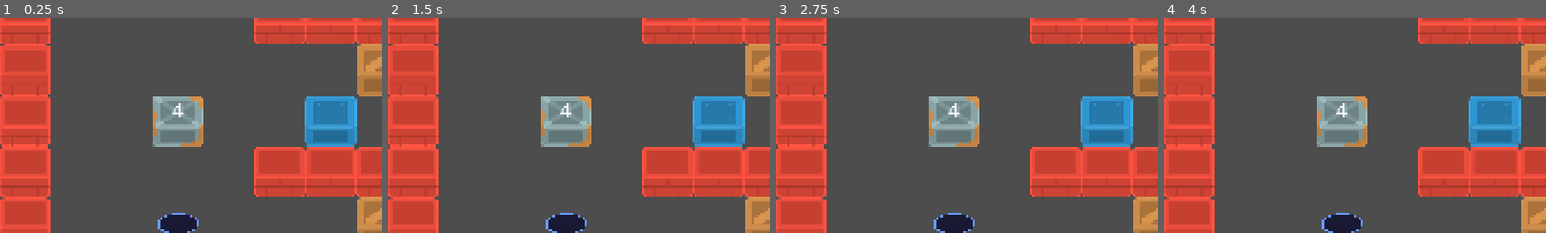
Above: before the commit, frames 1-4 (left to right).
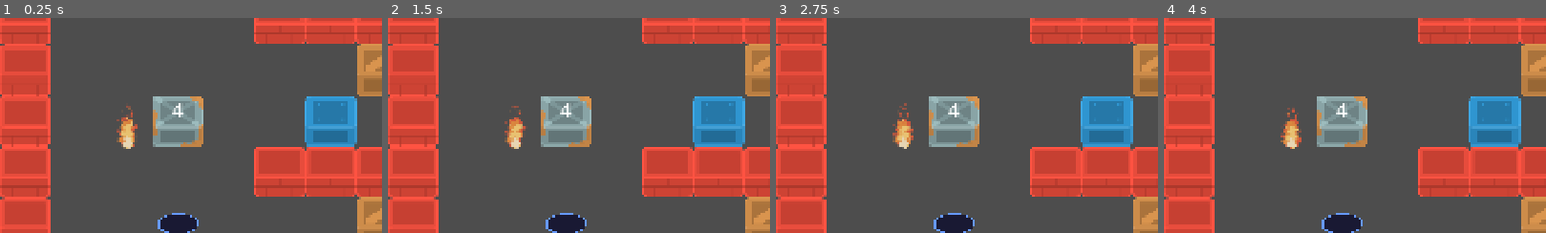
Above: after the commit, the same moments.

Repository: donatella-benvenutto/sokobanplus
Game: Godot game, scene res://scenes/sokobanplus.tscn
Two runs of this game, one before a commit and one after it. Both use one fixed random seed, a clock stepped at 60 frames per second and the inputs below.
Inputs:
- Up to frame 1 (0.25 s): no input
- Up to frame 2 (1.5 s): tap Enter at 0.5 s
- Up to frame 3 (2.75 s): no input
- Up to frame 4 (4 s): tap Space at 2.75 s
The pictures show only the part of the screen within x 0-50%, y 29-79%; the shares and areas given below are measured in that part.

The runs differ from the first frame. In frame 1, 0.6% of the frame differs, in the area x 30-36%, y 40-61%; in frame 2, 0.6%; in frame 3, 0.6%, in the area x 30-36%, y 39-61%; in frame 4, 0.6%.

Commit message:
feat/piso de fuego

Diff:
--- a/crate/bomb_crate.gd
+++ b/crate/bomb_crate.gd
@@ -88,6 +88,7 @@
 
 	crate.tween.tween_callback(func():
 		crate.is_teleporting = false
+		Level.clear_spawn_for_player(crate.start_tile)
 		crate.tile = crate.start_tile
 		var start_pos := Vector2(crate.start_tile) * 128.0 + Vector2(64.0, 64.0)
 		crate.position = start_pos
--- a/crate/ice_crate.gd
+++ b/crate/ice_crate.gd
@@ -15,17 +15,49 @@
 	tween.tween_callback(on_step_finished)
 
 func on_step_finished() -> void:
-	if is_teleporting:
+	# 1. Verificar si la casilla actual tiene FUEGO
+	var fire := Level.get_fire_at_tile(tile)
+	if fire:
+		melt_and_reset()
 		return
 
-	var hole := Level.get_hole_at_tile(tile)
-	if hole and hole.paired_hole:
-		var dest := hole.paired_hole.tile
-		if Level.get_moveable_at_tile(dest) == null:
-			teleport_to(dest)
-			return
+	# 2. Verificar si la casilla actual es un AGUJERO
+	if not is_teleporting:
+		var hole := Level.get_hole_at_tile(tile)
+		if hole and hole.paired_hole:
+			var dest := hole.paired_hole.tile
+			if Level.get_moveable_at_tile(dest) == null:
+				teleport_to(dest)
+				return
 
 	continue_sliding_if_possible()
+
+func melt_and_reset() -> void:
+	if tween and tween.is_running():
+		tween.kill()
+
+	tween = create_tween()
+
+	# 1. Animación de derretido (se aplasta y se desvanece como charco de agua)
+	# Cambia a tono rojizo/caliente
+	tween.tween_property(self, "modulate", Color(1.0, 0.4, 0.2, 0.0), 0.25)
+	# Se aplasta verticalmente (Y=0) y se ensancha un poco horizontalmente (X=1.3)
+	tween.parallel().tween_property(self, "scale", Vector2(1.3, 0.0), 0.25)
+
+	# 2. Resetear posición cuando termina de derretirse
+	tween.tween_callback(func():
+		is_teleporting = false
+		Level.clear_spawn_for_player(start_tile)
+
+		tile = start_tile
+		position = Vector2(start_tile) * 128.0 + Vector2(64.0, 64.0)
+		# Devolver a la escala inicial (0) para que aparezca desde abajo
+		scale = Vector2.ZERO
+		modulate = Color.WHITE
+	)
+
+	# 3. Animación de reaparición (crece suavemente en el spawn)
+	tween.tween_property(self, "scale", Vector2.ONE, 0.15)
 
 func on_teleport_complete() -> void:
 	continue_sliding_if_possible()
@@ -34,5 +66,4 @@
 	if can_move(current_slide_dir, false):
 		slide(current_slide_dir)
 	else:
-		# Al detenerse contra una pared u otro bloque, se permite ser teletransportado nuevamente
 		is_teleporting = false
--- /dev/null
+++ b/fire/fire.gd
@@ -0,0 +1,11 @@
+class_name Fire
+extends Node2D
+
+var tile: Vector2i
+
+func _ready() -> void:
+	tile = Vector2i(position / 128.0)
+	position = Vector2(tile) * 128.0 + Vector2(64.0, 64.0)
+
+	if "fires" in Level:
+		Level.fires.append(self)
--- /dev/null
+++ b/fire/fire.tscn
@@ -0,0 +1,51 @@
+[gd_scene format=3 uid="uid://c5xcxu5xn2ub0"]
+
+[ext_resource type="Script" uid="uid://wmutg5a1p22k" path="res://fire/fire.gd" id="1_uyrjx"]
+[ext_resource type="Texture2D" uid="uid://dxbe7fbwdxu60" path="res://fire/Pixel Fire Asset Pack Colored/fire asset red/Group 4 - 1/Group 4 - 1_1.png" id="2_qk304"]
+[ext_resource type="Texture2D" uid="uid://bk57el60nwq2a" path="res://fire/Pixel Fire Asset Pack Colored/fire asset red/Group 4 - 1/Group 4 - 1_2.png" id="3_laks6"]
+[ext_resource type="Texture2D" uid="uid://ch7lagniu2fs5" path="res://fire/Pixel Fire Asset Pack Colored/fire asset red/Group 4 - 1/Group 4 - 1_3.png" id="4_s63vj"]
+[ext_resource type="Texture2D" uid="uid://ywv0nvquekeo" path="res://fire/Pixel Fire Asset Pack Colored/fire asset red/Group 4 - 1/Group 4 - 1_4.png" id="5_et855"]
+[ext_resource type="Texture2D" uid="uid://bq23rc4cxvxbl" path="res://fire/Pixel Fire Asset Pack Colored/fire asset red/Group 4 - 1/Group 4 - 1_5.png" id="6_8d8wq"]
+[ext_resource type="Texture2D" uid="uid://ddcokxxw7ockp" path="res://fire/Pixel Fire Asset Pack Colored/fire asset red/Group 4 - 1/Group 4 - 1_6.png" id="7_nr6b4"]
+[ext_resource type="Texture2D" uid="uid://34gohmpdaqt5" path="res://fire/Pixel Fire Asset Pack Colored/fire asset red/Group 4 - 1/Group 4 - 1_7.png" id="8_m63wf"]
+[ext_resource type="Texture2D" uid="uid://djkwtmd0pmhd0" path="res://fire/Pixel Fire Asset Pack Colored/fire asset red/Group 4 - 1/Group 4 - 1_8.png" id="9_h11xh"]
+
+[sub_resource type="SpriteFrames" id="SpriteFrames_npj0k"]
+animations = [{
+"frames": [{
+"duration": 1.0,
+"texture": ExtResource("2_qk304")
+}, {
+"duration": 1.0,
+"texture": ExtResource("3_laks6")
+}, {
+"duration": 1.0,
+"texture": ExtResource("4_s63vj")
+}, {
+"duration": 1.0,
+"texture": ExtResource("5_et855")
+}, {
+"duration": 1.0,
+"texture": ExtResource("6_8d8wq")
+}, {
+"duration": 1.0,
+"texture": ExtResource("7_nr6b4")
+}, {
+"duration": 1.0,
+"texture": ExtResource("8_m63wf")
+}, {
+"duration": 1.0,
+"texture": ExtResource("9_h11xh")
+}],
+"loop": 1,
+"name": &"default",
+"speed": 12.0
+}]
+
+[node name="Fire" type="Node2D" unique_id=660712305]
+script = ExtResource("1_uyrjx")
+
+[node name="AnimatedSprite2D" type="AnimatedSprite2D" parent="." unique_id=377612234]
+scale = Vector2(3, 3)
+sprite_frames = SubResource("SpriteFrames_npj0k")
+autoplay = "default"
--- a/level.gd
+++ b/level.gd
@@ -8,6 +8,7 @@
 var moveables: Array[Moveable]
 
 var holes: Array[Hole] = []
+var fires: Array[Fire] = []
 var past_turns: Array[Array] = []
 
 func _ready() -> void:
@@ -17,7 +18,8 @@
 func level_changed() -> void:
 	tilemap = get_tree().get_first_node_in_group("LevelTileMap")
 	past_turns.clear()
-	holes.clear() # Limpiar referencias viejas
+	holes.clear()
+	fires.clear()
 
 func is_tile_wall(tile: Vector2i) -> bool:
 	if tilemap == null:
@@ -65,3 +67,34 @@
 		if hole.tile == target_tile:
 			return hole
 	return null
+
+func get_fire_at_tile(target_tile: Vector2i) -> Fire:
+	for fire in fires:
+		if fire.tile == target_tile:
+			return fire
+	return null
+
+func is_tile_empty(check_tile: Vector2i) -> bool:
+	if is_tile_wall(check_tile):
+		return false
+	if get_moveable_at_tile(check_tile) != null:
+		return false
+	return true
+
+func clear_spawn_for_player(spawn_tile: Vector2i) -> void:
+	# Buscar el nodo del jugador entre los moveables
+	var player: Moveable = null
+	for m in moveables:
+		if m.get_script() != null and m.get_script().resource_path.ends_with("player.gd"):
+			player = m
+			break
+
+	# Si el jugador está justo en la casilla donde va a reaparecer la caja:
+	if player and player.tile == spawn_tile:
+		var directions = [Vector2i.UP, Vector2i.DOWN, Vector2i.LEFT, Vector2i.RIGHT]
+		for dir in directions:
+			var target_tile = spawn_tile + dir
+			if is_tile_empty(target_tile):
+				player.tile = target_tile
+				player.position = Vector2(target_tile) * 128.0 + Vector2(64.0, 64.0)
+				break
--- a/scenes/sokobanplus.tscn
+++ b/scenes/sokobanplus.tscn
@@ -6,6 +6,7 @@
 [ext_resource type="PackedScene" uid="uid://d31nrbqgeavlp" path="res://crate/ice_crate.tscn" id="4_3efyp"]
 [ext_resource type="PackedScene" uid="uid://kpps0jmy4ijm" path="res://crate/bomb_crate.tscn" id="5_4m8hk"]
 [ext_resource type="PackedScene" uid="uid://dkntn5thmv65o" path="res://hole/hole.tscn" id="6_1b4r1"]
+[ext_resource type="PackedScene" uid="uid://c5xcxu5xn2ub0" path="res://fire/fire.tscn" id="7_c5wel"]
 
 [sub_resource type="TileSetAtlasSource" id="TileSetAtlasSource_v3udu"]
 texture = ExtResource("2_v3udu")
@@ -134,3 +135,6 @@
 [node name="Hole2" parent="." unique_id=1675156856 node_paths=PackedStringArray("paired_hole") instance=ExtResource("6_1b4r1")]
 position = Vector2(1600, 320)
 paired_hole = NodePath("../Hole")
+
+[node name="Fire" parent="." unique_id=660712305 instance=ExtResource("7_c5wel")]
+position = Vector2(256, 576)
Binary file added: fire/Pixel Fire Asset Pack Colored/fire asset blue.aseprite
Binary file added: fire/Pixel Fire Asset Pack Colored/fire asset green.aseprite
Binary file added: fire/Pixel Fire Asset Pack Colored/fire asset purple.aseprite
Binary file added: fire/Pixel Fire Asset Pack Colored/fire asset red.aseprite
Binary file added: fire/Pixel Fire Asset Pack Colored/fire asset red/Group 4 - 1/Group 4 - 1.gif
Binary file added: fire/Pixel Fire Asset Pack Colored/fire asset red/Group 4 - 1/Group 4 - 1.png
Not shown, added: fire/Pixel Fire Asset Pack Colored/fire asset red/Group 4 - 1/Group 4 - 1.png.import
Binary file added: fire/Pixel Fire Asset Pack Colored/fire asset red/Group 4 - 1/Group 4 - 1_1.png
Not shown, added: fire/Pixel Fire Asset Pack Colored/fire asset red/Group 4 - 1/Group 4 - 1_1.png.import
Binary file added: fire/Pixel Fire Asset Pack Colored/fire asset red/Group 4 - 1/Group 4 - 1_2.png
Not shown, added: fire/Pixel Fire Asset Pack Colored/fire asset red/Group 4 - 1/Group 4 - 1_2.png.import
Binary file added: fire/Pixel Fire Asset Pack Colored/fire asset red/Group 4 - 1/Group 4 - 1_3.png
(and 379 more such lines)
